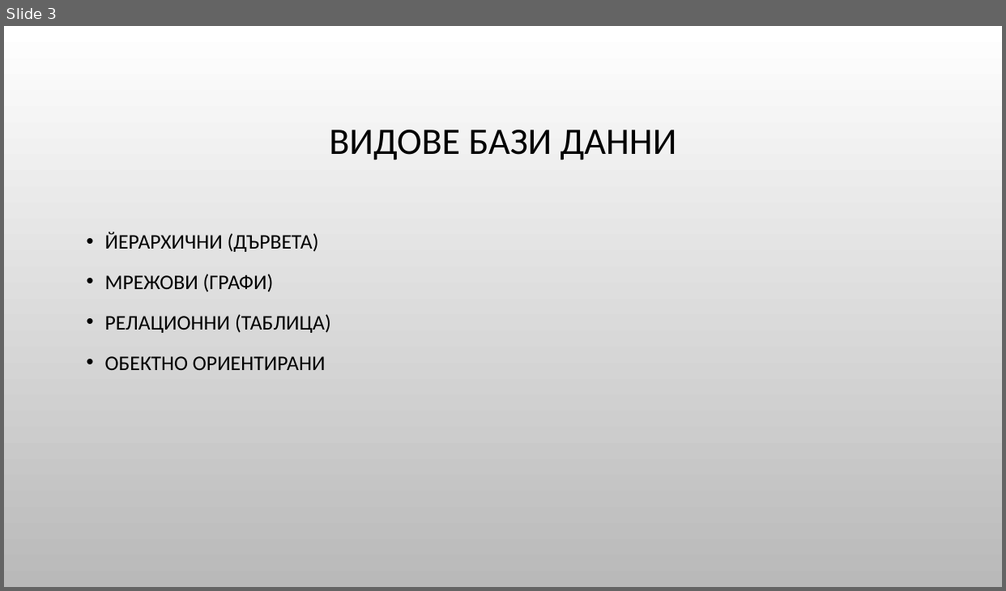
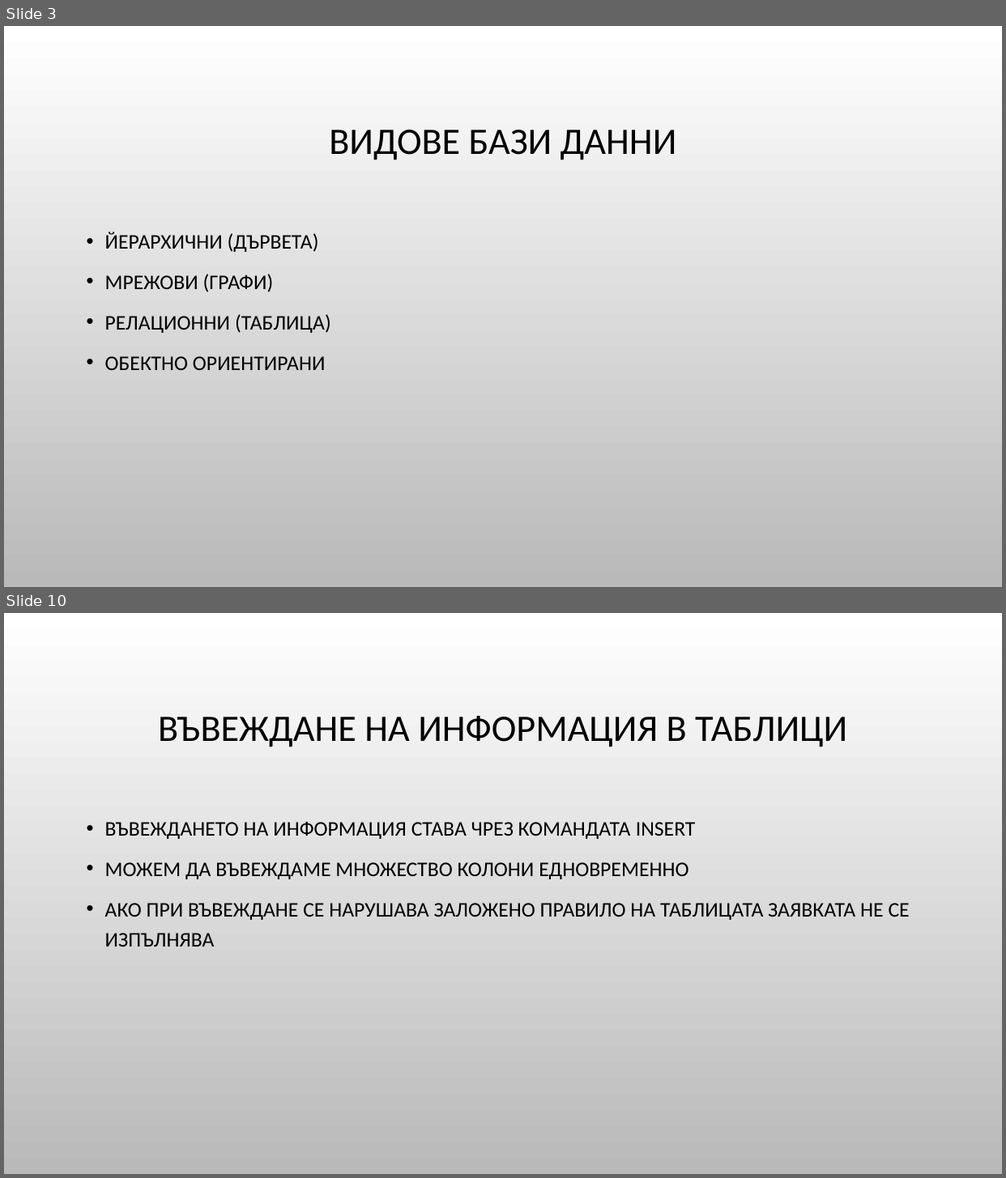
Before and after one commit to Bilyukov/php-mysql-course, a slide deck: 09.introduction-to-mysql.pptx. Shown one above the other, each under a label of ours: slide 3 before the commit, slides 3 and 10 after it; the slides between them are not shown. The pictures are 1006x591 and 1006x1178 pixels, drawn with LibreOffice and Linux fonts; fonts in the diff are those of the drawing; background and template pictures are left out. Boxes give left, top, right and bottom in pixels: in the first picture for what was removed or moved away, otherwise in the second. Text is boxed around its words. In the diff, an @@ line names an element or a change of style, - is before the commit and + after.

```diff
--- a/09.introduction-to-mysql.pptx
+++ b/09.introduction-to-mysql.pptx
@@ slide 10 added at (x1=4, y1=613, x2=1002, y2=1174), background picture (left out) @@
@@ title added at (x1=158, y1=716, x2=847, y2=747), 36 pt, text #000000 @@
+ВЪВЕЖДАНЕ НА ИНФОРМАЦИЯ В ТАБЛИЦИ
@@ text added at (x1=105, y1=821, x2=910, y2=947), 20 pt, text #000000 @@
+• ВЪВЕЖДАНЕТО НА ИНФОРМАЦИЯ СТАВА ЧРЕЗ КОМАНДАТА INSERT
+• МОЖЕМ ДА ВЪВЕЖДАМЕ МНОЖЕСТВО КОЛОНИ ЕДНОВРЕМЕННО
+• АКО ПРИ ВЪВЕЖДАНЕ СЕ НАРУШАВА ЗАЛОЖЕНО ПРАВИЛО НА ТАБЛИЦАТА ЗАЯВКАТА НЕ СЕ ИЗПЪЛНЯВА
```
Also in this commit, not shown: 19 other slides added, 9 other files.
